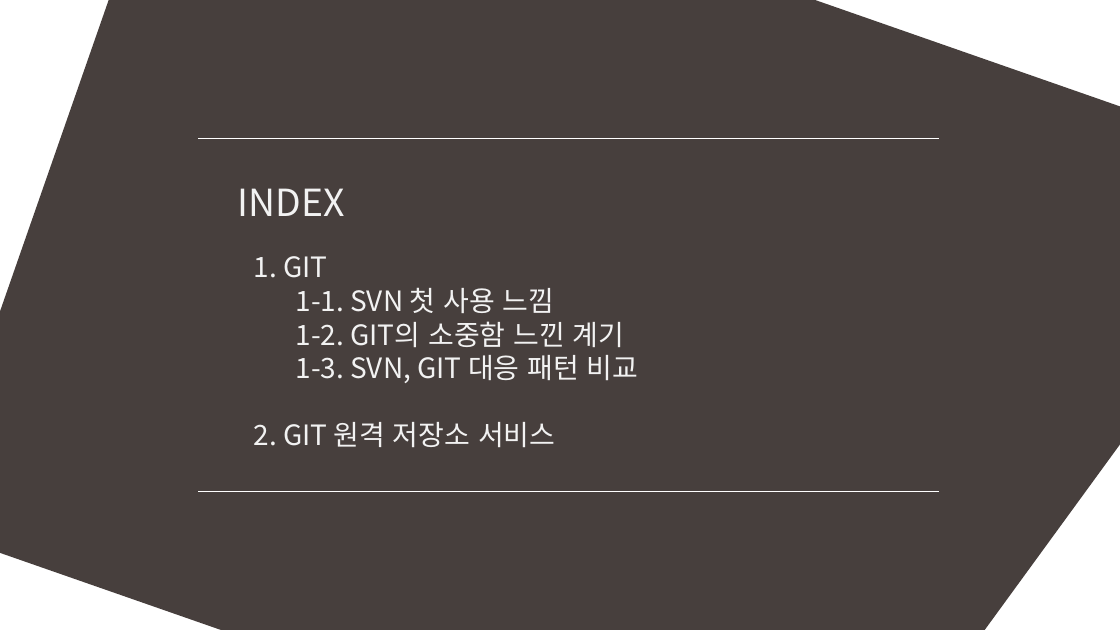
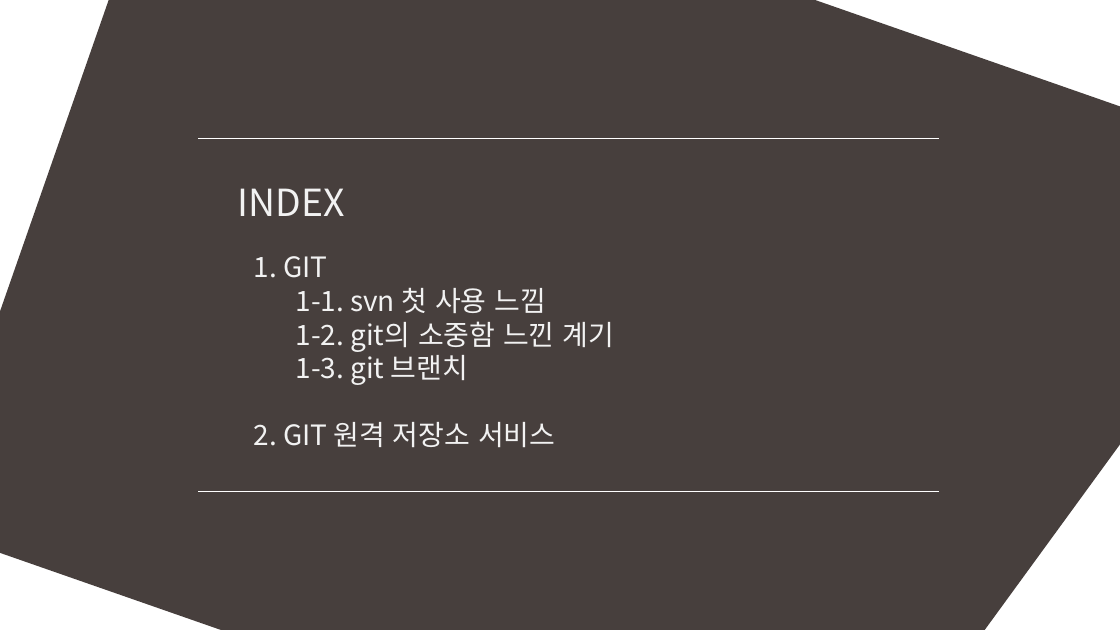
Before and after one commit to MinSikMoon/pptgit, a slide deck: slide 2 of git발표.pptx. Drawn at 1120x630 pixels with LibreOffice and Linux fonts; fonts in the diff are those of the drawing. Boxes give left, top, right and bottom in pixels: in the first picture for what was removed or moved away, otherwise in the second. Text is boxed around its words. In the diff, an @@ line names an element or a change of style, - is before the commit and + after.

```diff
--- a/git발표.pptx
+++ b/git발표.pptx
@@ text at [296, 287, 614, 385]: text changed @@
-1-1. SVN 첫 사용 느낌
-1-2. GIT의 소중함 느낀 계기
-1-3. SVN, GIT 대응 패턴 비교
+1-1. svn 첫 사용 느낌
+1-2. git의 소중함 느낀 계기
+1-3. git 브랜치
```
Also in this commit, not shown: 4 other slides changed, 4 slides added.
